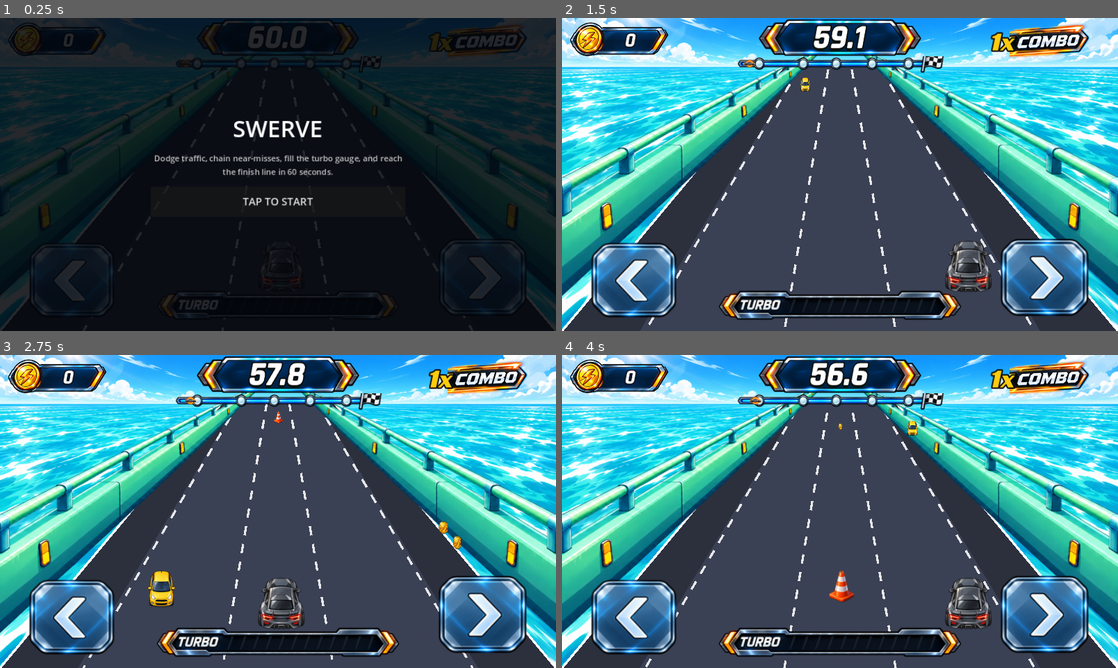
Above: before the commit, frames 1-4 (two rows, left to right).
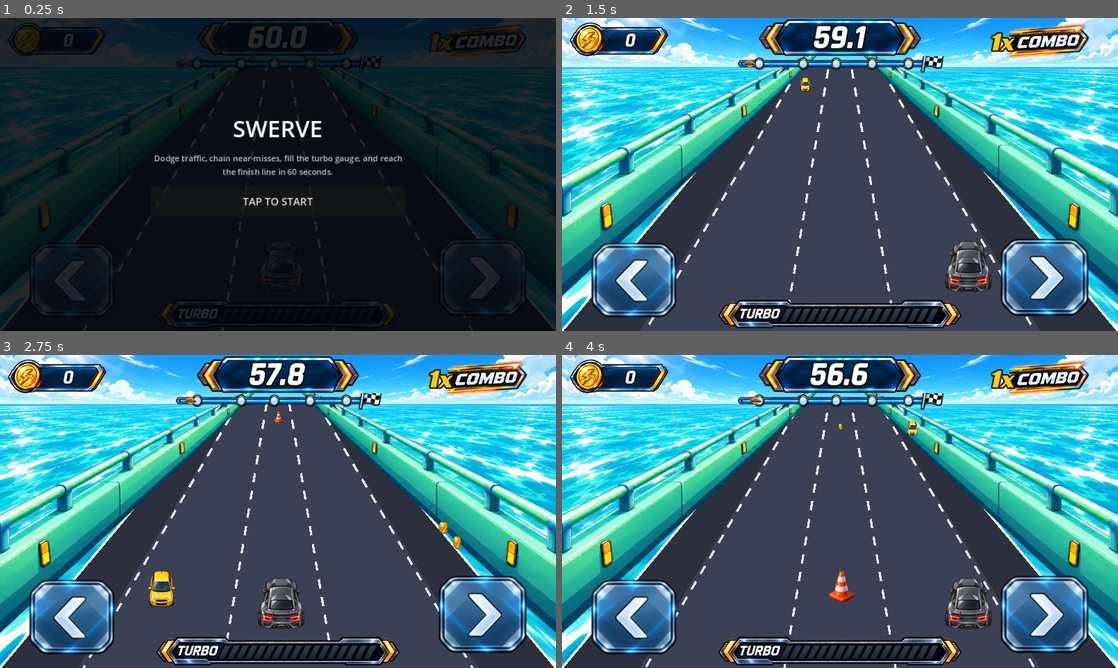
Above: after the commit, the same moments.

Repository: kjs8806/swerve
Game: Godot game, scene res://scenes/Main.tscn
The game is run twice, just before and just after one commit, with the same random seed, the same clock (stepped at 60 frames per second) and the same inputs.
Inputs:
- Up to frame 1 (0.25 s): no input
- Up to frame 2 (1.5 s): click "TAP TO START" at 0.5 s; tap Enter at 1.25, 1.35 s; hold Right from 1.28 s (still down)
- Up to frame 3 (2.75 s): tap Space at 1.52, 2.27 s; release Right at 2.03 s; hold Left from 2.03 s (still down); tap Enter at 2.1 s
- Up to frame 4 (4 s): release Left at 2.78 s; hold Right from 2.78 s (still down); tap Enter at 2.85, 3.6 s; tap Space at 3.77 s

The runs differ from the first frame. In frame 1, 0.4% of the frame differs, in the area x 29-71%, y 88-98%; in frame 2, 3.9%; in frame 3, 3.9%, in the area x 28-72%, y 87-100%; in frame 4, 3.9%.

Commit message:
Install approved modular 17-segment turbo gauge

Diff:
--- a/godot/scenes/Main.tscn
+++ b/godot/scenes/Main.tscn
@@ -6,7 +6,7 @@
 [ext_resource type="Texture2D" path="res://assets/hud/progress-track.png" id="4_track"]
 [ext_resource type="Texture2D" path="res://assets/hud/progress-car.png" id="5_car"]
 [ext_resource type="Texture2D" path="res://assets/hud/combo-word.png" id="6_combo"]
-[ext_resource type="Texture2D" path="res://assets/hud/turbo-frame.png" id="7_turbo"]
+[ext_resource type="Texture2D" path="res://assets/hud/turbo-gauge-base.png" id="7_turbo"]
 [ext_resource type="Texture2D" path="res://assets/hud/steer-left.png" id="8_left"]
 [ext_resource type="Texture2D" path="res://assets/hud/steer-right.png" id="9_right"]
 [ext_resource type="FontFile" path="res://assets/fonts/Rajdhani-Bold.ttf" id="10_display_font"]
@@ -201,7 +201,7 @@
 anchor_right = 0.5
 anchor_bottom = 1.0
 offset_left = -210.0
-offset_top = -76.0
+offset_top = -54.0
 offset_right = 210.0
 offset_bottom = -4.0
 mouse_filter = 2
@@ -215,10 +215,8 @@
 mouse_filter = 2
 
 [node name="TurboSegments" type="Control" parent="HUD/Root/TurboGaugeTrack"]
-offset_left = 118.0
-offset_top = 19.0
-offset_right = 386.0
-offset_bottom = 47.0
+offset_right = 420.0
+offset_bottom = 50.0
 mouse_filter = 2
 
 [node name="BtnLeft" type="TextureButton" parent="HUD/Root"]
--- a/godot/scripts/Race.gd
+++ b/godot/scripts/Race.gd
@@ -73,7 +73,10 @@
 ]
 const TEX_COIN := preload("res://assets/collectibles/coin.png")
 const TEX_TURBO_PICKUP := preload("res://assets/collectibles/turbo-pickup.png")
-const TEX_TURBO_SEGMENT := preload("res://assets/hud/turbo-segment-neutral.png")
+const TURBO_SEGMENT_COUNT := 17
+const TEX_TURBO_SEGMENT_RED := preload("res://assets/hud/turbo-segment-red.png")
+const TEX_TURBO_SEGMENT_ORANGE := preload("res://assets/hud/turbo-segment-orange.png")
+const TEX_TURBO_SEGMENT_YELLOW := preload("res://assets/hud/turbo-segment-yellow.png")
 
 # Approved turbo-effect sprites.
 const TEX_TURBO_EXHAUST := preload("res://assets/effects/turbo-exhaust-flames.png")
@@ -174,16 +177,27 @@
 func _build_turbo_segments() -> void:
 	for child in turbo_segments.get_children():
 		child.queue_free()
-	const SEGMENT_COUNT := 12
-	const SEGMENT_WIDTH := 19.0
-	const SEGMENT_GAP := 3.0
-	for i in range(SEGMENT_COUNT):
+	# Pixel-matched to the approved 840x100 gauge artwork at its 420x50
+	# runtime size. The base contains the frame, label, and 17 dark slots;
+	# these colored overlays are revealed as the live gauge fills.
+	const SEGMENT_X: Array[float] = [
+		105.16, 120.68, 135.99, 151.40, 166.60, 181.91,
+		197.32, 212.73, 228.56, 244.39, 260.33, 276.47,
+		292.40, 308.23, 324.27, 340.31, 356.56,
+	]
+	for i in range(TURBO_SEGMENT_COUNT):
 		var segment := TextureRect.new()
-		segment.texture = TEX_TURBO_SEGMENT
+		if i < 3:
+			segment.texture = TEX_TURBO_SEGMENT_RED
+		elif i < 8:
+			segment.texture = TEX_TURBO_SEGMENT_ORANGE
+		else:
+			segment.texture = TEX_TURBO_SEGMENT_YELLOW
 		segment.expand_mode = TextureRect.EXPAND_IGNORE_SIZE
 		segment.stretch_mode = TextureRect.STRETCH_KEEP_ASPECT_CENTERED
-		segment.position = Vector2(i * (SEGMENT_WIDTH + SEGMENT_GAP), 0.0)
-		segment.size = Vector2(SEGMENT_WIDTH, turbo_segments.size.y)
+		segment.position = Vector2(SEGMENT_X[i], 14.0)
+		segment.size = Vector2(25.0, 25.0)
+		segment.visible = false
 		segment.mouse_filter = Control.MOUSE_FILTER_IGNORE
 		turbo_segments.add_child(segment)
 
@@ -641,32 +655,16 @@
 	var marker_end := track_w - player_marker.size.x - marker_start
 	player_marker.position.x = lerpf(marker_start, marker_end, pct)
 
-	var gauge_pct: float = turbo_gauge / TURBO_GAUGE_MAX
-	var lit_count := ceili(gauge_pct * turbo_segments.get_child_count())
+	var gauge_pct: float = clampf(turbo_gauge / TURBO_GAUGE_MAX, 0.0, 1.0)
+	var lit_count: int = clampi(ceili(gauge_pct * TURBO_SEGMENT_COUNT), 0, TURBO_SEGMENT_COUNT)
 	for i in range(turbo_segments.get_child_count()):
 		var segment := turbo_segments.get_child(i) as TextureRect
-		if i < lit_count:
-			segment.modulate = _turbo_segment_color(i)
-		else:
-			segment.modulate = Color(0.11, 0.15, 0.21, 0.72)
+		segment.visible = i < lit_count
 	if turbo_banner != null:
 		turbo_banner.visible = is_turbo
 	if is_turbo and turbo_banner != null:
 		var glow: float = 0.8 + 0.2 * sin(elapsed_t * 8.0)
 		turbo_banner.modulate = Color(glow, glow, glow, 1.0)
-
-
-# Match the approved mockup's deliberate stepped fill instead of tinting every
-# bar with a different interpolation value: 3 red, 4 orange, 3 amber, 2 yellow.
-func _turbo_segment_color(i: int) -> Color:
-	if i < 3:
-		return Color8(0xff, 0x24, 0x18)
-	elif i < 7:
-		return Color8(0xff, 0x78, 0x00)
-	elif i < 10:
-		return Color8(0xff, 0xc4, 0x00)
-	else:
-		return Color8(0xff, 0xf2, 0x00)
 
 
 # ---------- Rendering ----------
Binary file added: godot/assets/hud/turbo-gauge-base.png
Binary file added: godot/assets/hud/turbo-segment-orange.png
Binary file added: godot/assets/hud/turbo-segment-red.png
Binary file added: godot/assets/hud/turbo-segment-yellow.png
